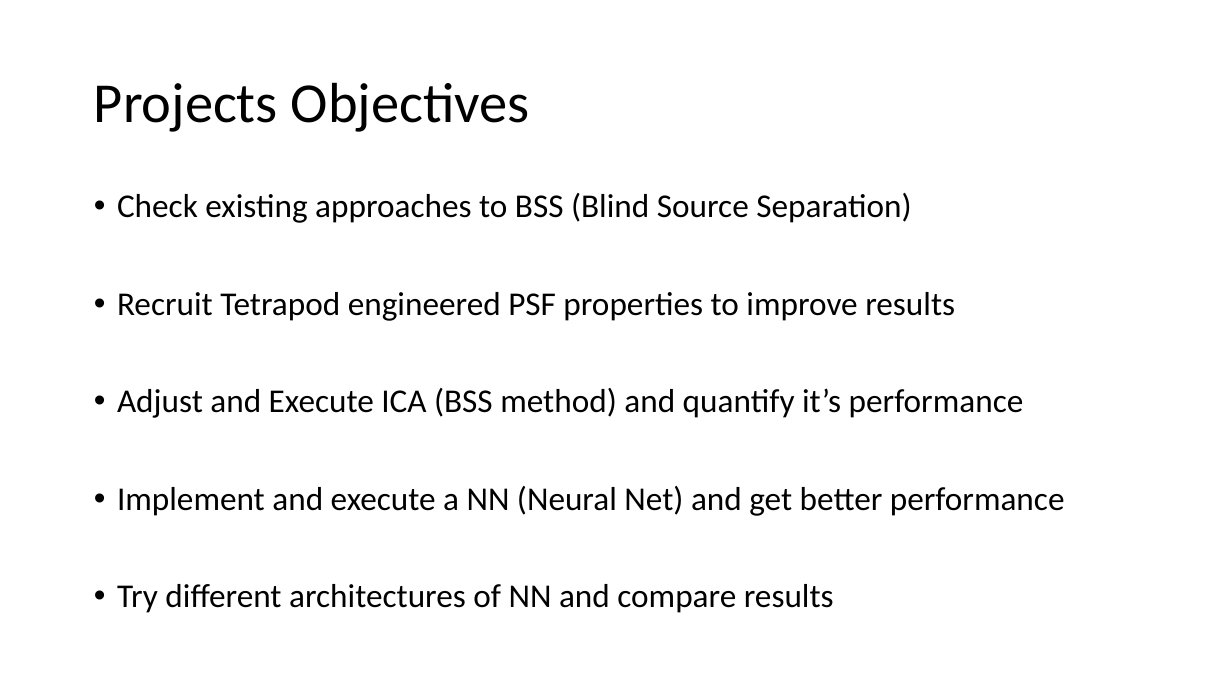
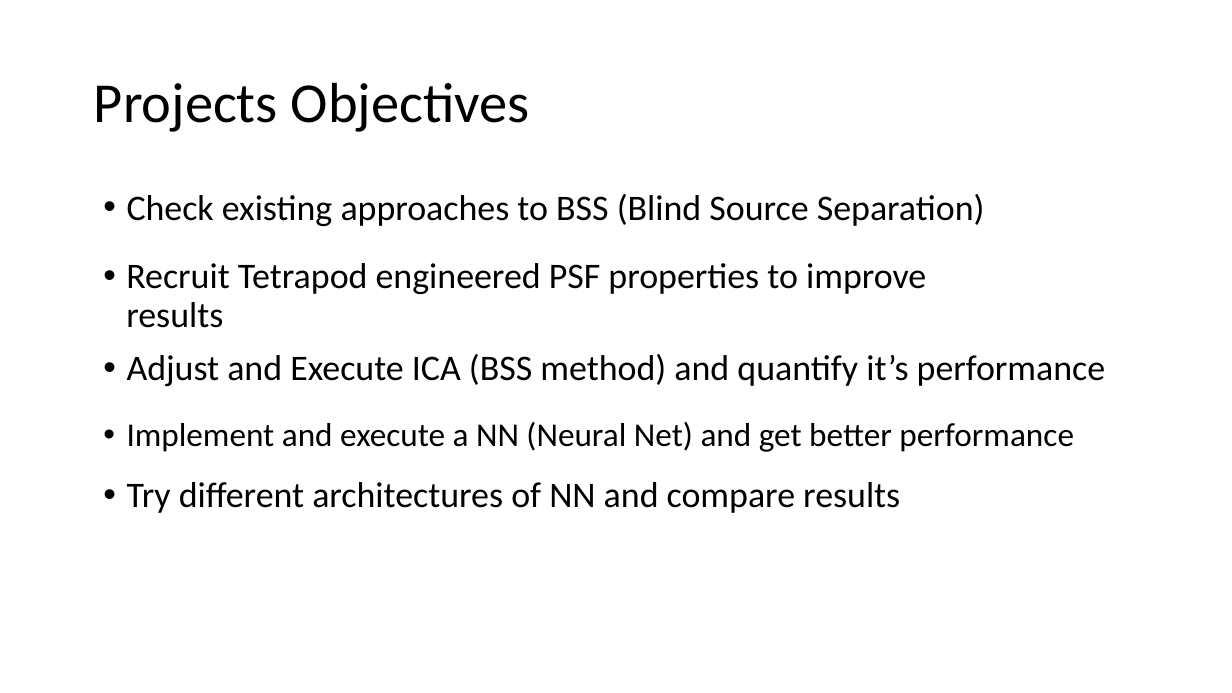
Before and after one commit to OrrAvrech/Alex_Orr_Project, a slide deck: slide 7 of MidPresentation.pptx. Drawn at 1232x693 pixels with LibreOffice and Linux fonts; fonts in the diff are those of the drawing. Boxes give left, top, right and bottom in pixels: in the first picture for what was removed or moved away, otherwise in the second. Text is boxed around its words. In the diff, an @@ line names an element or a change of style, - is before the commit and + after.

```diff
--- a/MidPresentation.pptx
+++ b/MidPresentation.pptx
@@ text "Check existing approaches to BSS ...": place and size @@
-text "Check existing approaches to BSS ..." at (117, 193, 1065, 613)
+text "Check existing approaches to BSS ..." at (127, 194, 985, 226)
@@ text "Check existing approaches to BSS ..." at (127, 194, 985, 226): size 25.9 to 28 pt @@
@@ text added at (126, 263, 926, 328), 28 pt, text #000000 @@
+• Recruit Tetrapod engineered PSF properties to improve results
@@ text at (117, 292, 1065, 613): paragraphs removed @@
-• Recruit Tetrapod engineered PSF properties to improve results
-• Adjust and Execute ICA (BSS method) and quantify it’s performance
-• Implement and execute a NN (Neural Net) and get better performance
-• Try different architectures of NN and compare results
@@ text added at (127, 354, 1106, 386), 28 pt, text #000000 @@
+• Adjust and Execute ICA (BSS method) and quantify it’s performance
@@ text added at (127, 422, 1074, 452), 25.9 pt, text #000000 @@
+• Implement and execute a NN (Neural Net) and get better performance
@@ text added at (127, 482, 900, 513), 28 pt, text #000000 @@
+• Try different architectures of NN and compare results
```
Also in this commit, not shown: 4 other slides changed, 1 other file.
